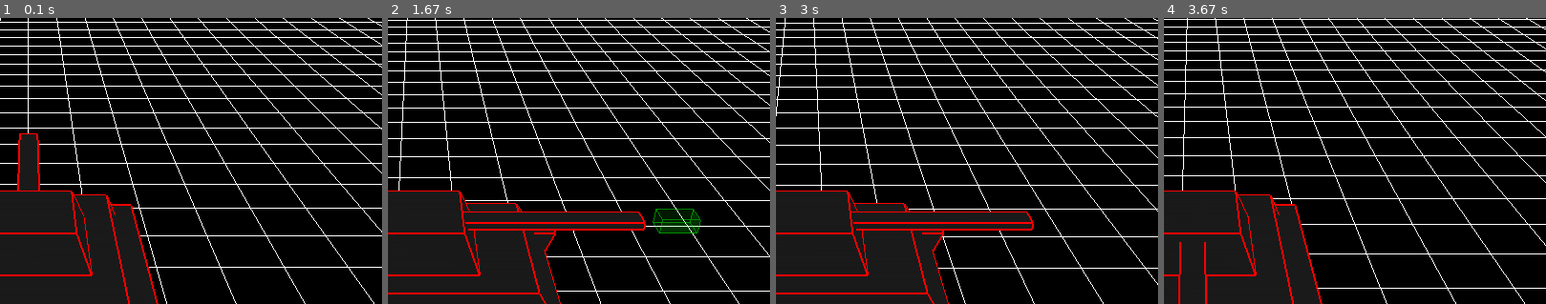
Above: before the commit, frames 1-4 (left to right).
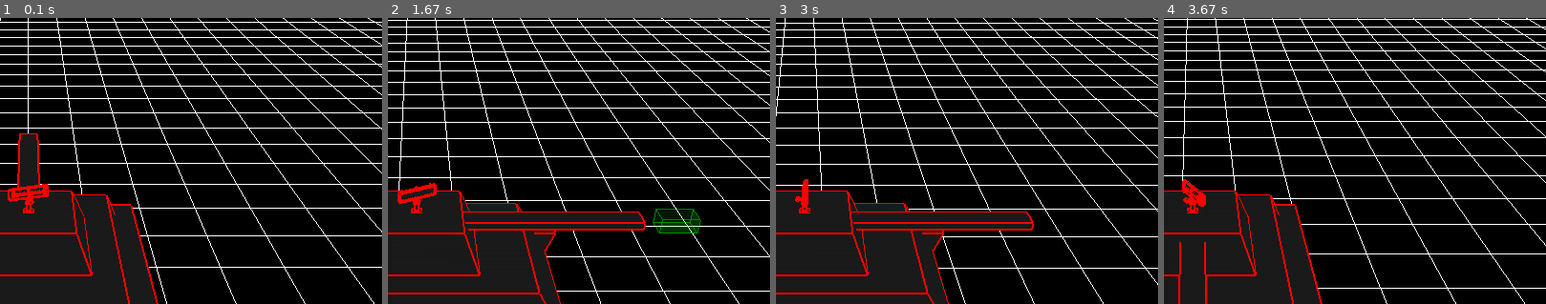
Above: after the commit, the same moments.

Repository: antonioam82/tank_controller
Game: pygame game, started from tank_demo_v.py
Same seed, same stepped clock (60 frames per second), same inputs: the game is played once before the commit and once after it.
Inputs:
- Up to frame 1 (0.1 s): no input
- Up to frame 2 (1.67 s): tap Y at 0.33, 1.65 s; hold Right 0.67-1.13 s; hold Up 1.17-1.47 s; hold Right from 1.5 s (still down)
- Up to frame 3 (3 s): release Right at 1.97 s; hold Left 2-2.53 s; tap V at 2.15 s; hold Down 2.57-2.87 s; tap C at 2.72 s; hold Left from 2.9 s (still down)
- Up to frame 4 (3.67 s): tap Y at 3.05 s; release Left at 3.3 s; hold Up from 3.33 s (still down); tap V at 3.48 s
The pictures show only the part of the screen within x 46-96%, y 0-50%; the shares and areas given below are measured in that part.

The runs differ from the first frame. In frame 1, 0.5% of the frame differs, in the area x 2-13%, y 58-69%; in frame 2, 0.4%; in frame 3, 0.2%; in frame 4, 0.4%.

Commit message:
Agregada antena en 'tank_demo_v.py'

Diff:
--- a/tank_demo_v.py
+++ b/tank_demo_v.py
@@ -191,6 +191,8 @@
     obj_base = os.path.join(base, "tanque", "resto_tanque.obj")
     obj_tower = os.path.join(base, "tanque", "torre.obj")
     obj_bullet = os.path.join(base, "tanque", "bullet.obj")
+    obj_base_antena = os.path.join(base, "tanque", "RadarBase_48.obj")
+    obj_rotor_antena = os.path.join(base, "tanque", "RadarRotor_48.obj")
 
     model_base = glGenLists(1)
     glNewList(model_base, GL_COMPILE)
@@ -205,6 +207,16 @@
     model_bullet = glGenLists(1)
     glNewList(model_bullet, GL_COMPILE)
     draw_model(obj_bullet)
+    glEndList()
+
+    model_base_antena = glGenLists(1)
+    glNewList(model_base_antena, GL_COMPILE)
+    draw_model(obj_base_antena)
+    glEndList()
+
+    model_rotor_antena = glGenLists(1)
+    glNewList(model_rotor_antena, GL_COMPILE)
+    draw_model(obj_rotor_antena)
     glEndList()
 
     grid = draw_grid()
@@ -236,6 +248,7 @@
     model_angle = 180
     y_tower = 0.0
     rot_x = 35.0 #0.0
+    rot_y_antena = 0.0
     #dest_rot_x = 0.50 #>>>>>>>>>>>>>>>>>>>>>>>>>>>>>>>>>
     ROT_X_SPEED = 15.0 #<<<<<<<<<<<<<<<<<<<<<<<<<<<<<<<<<
     rot_y = 0.0
@@ -576,6 +589,12 @@
         glPushMatrix()
         glRotatef(y_tower, 0, 1, 0)
         glCallList(model_tower)
+        glCallList(model_base_antena)
+        glPopMatrix()
+
+        glPushMatrix()
+        glRotatef(rot_y_antena, 0, 1, 0)
+        glCallList(model_rotor_antena)
         glPopMatrix()
 
         #glColor3f(0.0,1.0,0.0)
@@ -591,6 +610,8 @@
             glRotatef(ang, 0, 1, 0)
             glCallList(model_bullet)
             glPopMatrix()
+
+        rot_y_antena += 1.5
 
         glPopMatrix() # 468, 451, 434, 417, 400, 383, 366
 
